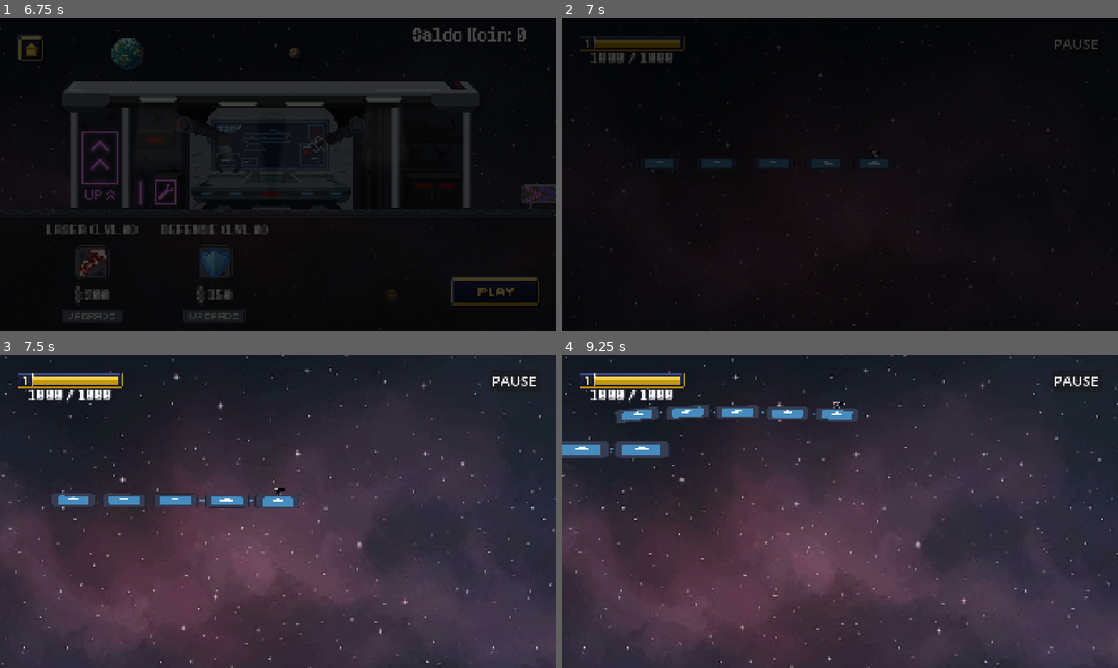
Above: before the commit, frames 1-4 (two rows, left to right).
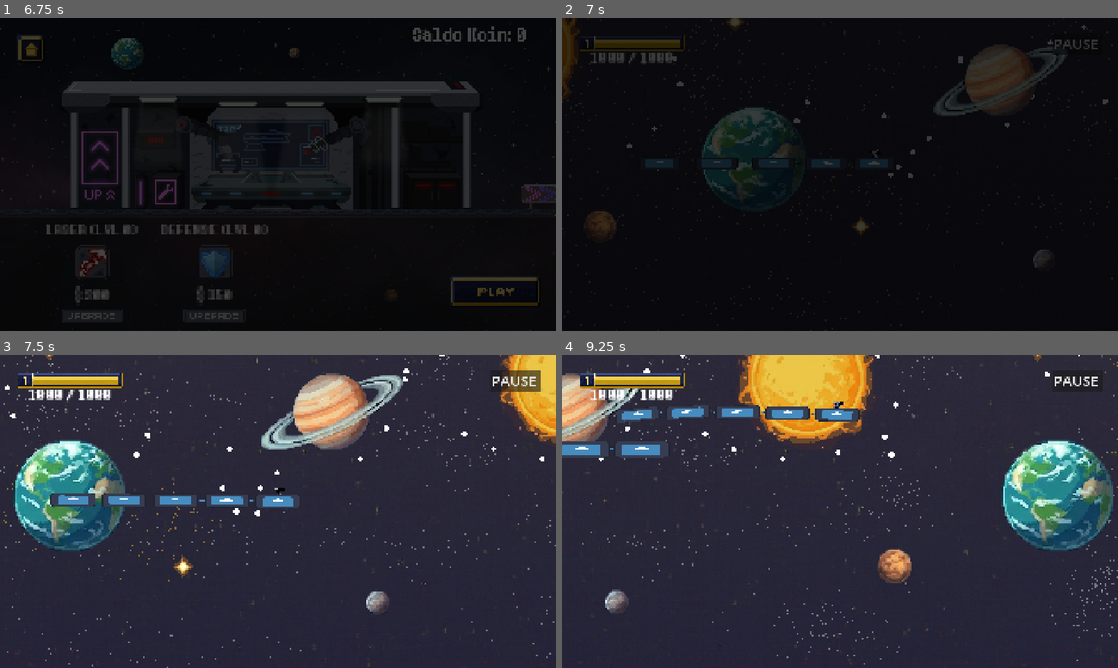
Above: after the commit, the same moments.

Repository: g3evorz/Gameseed-2026
Game: Godot game, scene res://Scenes/Homescreen.tscn
Two runs of this game, one before a commit and one after it. Both use one fixed random seed, a clock stepped at 60 frames per second and the inputs below. The engine's default icon, where the game draws it, is replaced by a stand-in: a white triangle on a blue panel in a dark square. Sound files missing from this copy of the repository are replaced by a short silence.
Inputs (mouse positions are in pixels of both pictures, inside the frame that each line leads up to):
- Up to frame 1 (6.75 s): click (478, 174) at 0.5 s; click (478, 174) at 1.25 s; tap Enter at 2 s; move the mouse to (400, 158) at 2.02 s; hold Up (ui_up) 2.03-2.75 s; click (400, 158) at 2.17 s; click (494, 293) at 2.75 s; click (494, 293) at 3.5 s; drag from (166, 190) to (250, 237) at 4.27 s; move the mouse to (333, 105) at 5.02 s; hold Down (ui_down) 5.03-5.75 s; drag from (250, 237) to (111, 127) at 5.77 s; move the mouse to (444, 221) at 6.52 s; hold Up (ui_up) from 6.53 s (still down)
- Up to frame 2 (7 s): keep holding Up (ui_up)
- Up to frame 3 (7.5 s): release Up (ui_up) at 7.25 s; drag from (111, 464) to (289, 489) at 7.27 s
- Up to frame 4 (9.25 s): move the mouse to (867, 511) at 8.02 s; hold Up (ui_up) 8.03-8.75 s; click (867, 511) at 8.17 s; drag from (756, 433) to (728, 527) at 8.77 s

Frame 1 is identical in both runs. In frame 2, 5.3% of the frame differs, in the area x 0-100%, y 0-99%; in frame 3, 45%; in frame 4, 47%, in the area x 0-100%, y 0-100%.

Commit message:
parallax

Diff:
--- a/Scenes/Components/PowerUps/gerbong_replenish.tscn
+++ b/Scenes/Components/PowerUps/gerbong_replenish.tscn
@@ -1,7 +1,7 @@
 [gd_scene format=3 uid="uid://cpbjju48r073"]
 
-[ext_resource type="Texture2D" uid="uid://c7b1a0a2yu4by" path="res://icon.svg" id="1_beoey"]
 [ext_resource type="Script" uid="uid://duwxwccoo6yw0" path="res://Script/PowerUps/GerbongReplenish.gd" id="1_wa1qd"]
+[ext_resource type="Texture2D" uid="uid://jcfuyidmmv02" path="res://Assets/Power Up/Heal.png" id="2_wa1qd"]
 
 [sub_resource type="CircleShape2D" id="CircleShape2D_wa1qd"]
 
@@ -10,7 +10,8 @@
 script = ExtResource("1_wa1qd")
 
 [node name="Sprite2D" type="Sprite2D" parent="." unique_id=1140138066]
-texture = ExtResource("1_beoey")
+scale = Vector2(4.3268285, 4.3268285)
+texture = ExtResource("2_wa1qd")
 
 [node name="CollisionShape2D" type="CollisionShape2D" parent="." unique_id=1488865203]
 scale = Vector2(-6.9171505, -6.9171505)
--- a/Scenes/Components/PowerUps/ghost_mode.tscn
+++ b/Scenes/Components/PowerUps/ghost_mode.tscn
@@ -1,18 +1,19 @@
 [gd_scene format=3 uid="uid://bsct62oth0bkl"]
 
-[ext_resource type="Texture2D" uid="uid://c7b1a0a2yu4by" path="res://icon.svg" id="1_10y1a"]
 [ext_resource type="Script" uid="uid://cmy1ie0rjfubg" path="res://Script/PowerUps/GhostMode.gd" id="1_l3svq"]
+[ext_resource type="Texture2D" uid="uid://bhhixuxrqc6qh" path="res://Assets/Power Up/Ghost Mode.png" id="2_l3svq"]
 
 [sub_resource type="CircleShape2D" id="CircleShape2D_x4qwr"]
 
 [node name="Area2D" type="Area2D" unique_id=195210444]
 script = ExtResource("1_l3svq")
 
+[node name="Sprite2D" type="Sprite2D" parent="." unique_id=35613204]
+scale = Vector2(4.90281, 4.90281)
+texture = ExtResource("2_l3svq")
+
 [node name="CollisionShape2D" type="CollisionShape2D" parent="." unique_id=567690501]
 scale = Vector2(8.479107, 8.479107)
 shape = SubResource("CircleShape2D_x4qwr")
 
-[node name="Sprite2D" type="Sprite2D" parent="." unique_id=35613204]
-texture = ExtResource("1_10y1a")
-
 [connection signal="body_entered" from="." to="." method="_on_body_entered"]
--- a/Scenes/Components/PowerUps/laserpowerups.tscn
+++ b/Scenes/Components/PowerUps/laserpowerups.tscn
@@ -1,7 +1,7 @@
 [gd_scene format=3 uid="uid://cgtiocmpfpswc"]
 
 [ext_resource type="Script" uid="uid://1m46ivr4vptt" path="res://Script/PowerUps/LaserPowerUps.gd" id="1_ajccb"]
-[ext_resource type="Texture2D" uid="uid://c7b1a0a2yu4by" path="res://icon.svg" id="1_t1qtg"]
+[ext_resource type="Texture2D" uid="uid://c6tntx5rylqfv" path="res://Assets/Power Up/Dual Laser.png" id="2_ajccb"]
 
 [sub_resource type="CircleShape2D" id="CircleShape2D_vvybm"]
 
@@ -11,8 +11,8 @@
 script = ExtResource("1_ajccb")
 
 [node name="Sprite2D" type="Sprite2D" parent="." unique_id=9474301]
-scale = Vector2(0.112629265, 0.11119741)
-texture = ExtResource("1_t1qtg")
+scale = Vector2(-0.6389246, -0.630802)
+texture = ExtResource("2_ajccb")
 
 [node name="CollisionShape2D" type="CollisionShape2D" parent="." unique_id=1962185304]
 shape = SubResource("CircleShape2D_vvybm")
--- a/Scenes/main.tscn
+++ b/Scenes/main.tscn
@@ -4,7 +4,6 @@
 [ext_resource type="Script" uid="uid://cekcnut1c71hi" path="res://Script/main.gd" id="1_jjvhh"]
 [ext_resource type="PackedScene" uid="uid://cuyokbbea850y" path="res://Scenes/Components/Worldborder.tscn" id="2_8gbba"]
 [ext_resource type="PackedScene" uid="uid://cn6jf1k6pe6l8" path="res://Scenes/enemy.tscn" id="2_21xkr"]
-[ext_resource type="Texture2D" uid="uid://bsl7sky5carmi" path="res://Assets/Background Part/Background.png" id="2_h1bgf"]
 [ext_resource type="Script" uid="uid://bxawmns3p3xd7" path="res://Script/System/EnemyWeapon_spawner.gd" id="3_344ge"]
 [ext_resource type="Script" uid="uid://brhx3skaebmcy" path="res://Script/Configuration/ObstacleData.gd" id="3_hptm8"]
 [ext_resource type="PackedScene" uid="uid://dcnle0rgkvqcg" path="res://Scenes/Components/Kereta/gerbong.tscn" id="3_kry3j"]
@@ -12,31 +11,51 @@
 [ext_resource type="PackedScene" uid="uid://do7otuteiauu" path="res://Scenes/Components/levelsSpawner.tscn" id="4_jjvhh"]
 [ext_resource type="Resource" uid="uid://bdhucb6u023mc" path="res://Script/Data/Difficulty/hard_difficulty.tres" id="5_wsu2k"]
 [ext_resource type="PackedScene" uid="uid://70puepcgsjlx" path="res://Scenes/Levels/basicLandscapes.tscn" id="6_6bp64"]
+[ext_resource type="Script" uid="uid://bwcjximrcwbwg" path="res://Script/bg_controller.gd" id="6_hibaj"]
 [ext_resource type="PackedScene" uid="uid://c7qnoqxs7j6wd" path="res://Scenes/Levels/level_1.tscn" id="7_344ge"]
+[ext_resource type="Texture2D" uid="uid://bsi4lhrfybfhg" path="res://Assets/Background Part/Planet-Star.png" id="8_fevyy"]
 [ext_resource type="PackedScene" uid="uid://dxf8keb5h1lo2" path="res://Scenes/Levels/level_2.tscn" id="8_hptm8"]
 [ext_resource type="PackedScene" uid="uid://cekjkxc2vo48a" path="res://Scenes/Levels/level_3.tscn" id="9_d1ilt"]
 [ext_resource type="PackedScene" uid="uid://c317owqmvgsig" path="res://Scenes/Levels/level_4.tscn" id="10_6iyac"]
 [ext_resource type="PackedScene" uid="uid://badj5pnsv3mrf" path="res://Scenes/ConfirmationPanel.tscn" id="12_6iyac"]
+[ext_resource type="Texture2D" uid="uid://dadelgefpdwtq" path="res://Assets/Background Part/Background-Menu/Start-bg-utama.png" id="17_b3802"]
+[ext_resource type="Texture2D" uid="uid://bqwv0j54db2ek" path="res://Assets/Background Part/Background-Menu/Start-bg.png" id="18_fevyy"]
 
 [node name="Main" type="Node2D" unique_id=1169577489]
 script = ExtResource("1_jjvhh")
-
-[node name="TextureRect" type="TextureRect" parent="." unique_id=2066398796]
-anchors_preset = 15
-anchor_right = 1.0
-anchor_bottom = 1.0
-offset_left = -2270.0
-offset_top = -1135.0
-offset_right = 2624.0
-offset_bottom = 1312.0
-grow_horizontal = 2
-grow_vertical = 2
-texture = ExtResource("2_h1bgf")
 
 [node name="EnemyWeaponSpawner" type="Node" parent="." unique_id=1565456601]
 script = ExtResource("3_344ge")
 possible_obstacles = Array[ExtResource("3_hptm8")]([ExtResource("4_d1ilt")])
 current_difficulty = ExtResource("5_wsu2k")
+
+[node name="ParallaxGalaxy" type="Parallax2D" parent="." unique_id=1313303119]
+scale = Vector2(8.015922, 8.015922)
+scroll_scale = Vector2(0.1, 0.1)
+repeat_size = Vector2(1024, 0)
+script = ExtResource("6_hibaj")
+
+[node name="Sprite2D" type="Sprite2D" parent="ParallaxGalaxy" unique_id=768409368]
+texture = ExtResource("17_b3802")
+
+[node name="ParallaxStars" type="Parallax2D" parent="." unique_id=1659890443]
+scale = Vector2(8.015922, 8.015922)
+scroll_scale = Vector2(0.2, 0.2)
+repeat_size = Vector2(1024, 0)
+script = ExtResource("6_hibaj")
+
+[node name="Sprite2D" type="Sprite2D" parent="ParallaxStars" unique_id=1745736146]
+texture = ExtResource("18_fevyy")
+
+[node name="ParallaxPlanet" type="Parallax2D" parent="." unique_id=1892508997]
+scale = Vector2(4.230104, 4.230104)
+scroll_scale = Vector2(0.8, 0.8)
+scroll_offset = Vector2(0, -255.00005)
+repeat_size = Vector2(1024, 0)
+script = ExtResource("6_hibaj")
+
+[node name="Sprite2D" type="Sprite2D" parent="ParallaxPlanet" unique_id=1023978265]
+texture = ExtResource("8_fevyy")
 
 [node name="Enemy" parent="." unique_id=811008233 groups=["Enemy"] instance=ExtResource("2_21xkr")]
 position = Vector2(319.99997, -313.00003)
--- a/Script/PowerUps/GerbongReplenish.gd
+++ b/Script/PowerUps/GerbongReplenish.gd
@@ -3,7 +3,7 @@
 func _on_body_entered(body):
 	# Mengecek apakah yang menyentuh item ini adalah Kepala atau Gerbong
 	if body.name == "Kepala" or "Gerbong" in body.name or body.is_in_group("Player"):
-
+		AudioManager.putar_sfx(AudioManager.sfx_power_up_pick)
 		# Panggil fungsi nambah gerbong di manajer kereta
 		get_tree().call_deferred("call_group", "Kereta", "tambah_gerbong")
 
--- a/Script/PowerUps/GhostMode.gd
+++ b/Script/PowerUps/GhostMode.gd
@@ -5,7 +5,7 @@
 func _on_body_entered(body):
 	# Mengecek apakah yang menyentuh item ini adalah Kepala atau Gerbong
 	if body.name == "Kepala" or "Gerbong" in body.name or body.is_in_group("Player"):
-
+		AudioManager.putar_sfx(AudioManager.sfx_power_up_pick)
 		# Panggil fungsi mode hantu di manajer kereta
 		get_tree().call_group("Kereta", "ghost_mode", durasi_aktif)
 
--- a/Script/PowerUps/LaserPowerUps.gd
+++ b/Script/PowerUps/LaserPowerUps.gd
@@ -3,12 +3,9 @@
 @export var durasi_aktif: float = 10.0 # Waktu double laser aktif
 
 func _on_body_entered(body):
-	print("!!! SESUATU MENYENTUH POWER UP: ", body.name)
-
 	# Mengecek apakah nama body adalah "Kepala" atau mengandung kata "Gerbong"
 	if body.name == "Kepala" or "Gerbong" in body.name or body.is_in_group("Player"):
-
-		print("PLAYER BERHASIL DIDETEKSI!")
+		AudioManager.putar_sfx(AudioManager.sfx_power_up_pick)
 
 		# Panggil fungsi aktifkan_power_up_laser() ke SEMUA turret
 		get_tree().call_group("TurretGroup", "aktifkan_power_up_laser", durasi_aktif)
--- a/Script/autoload/AudioManager.gd
+++ b/Script/autoload/AudioManager.gd
@@ -11,13 +11,16 @@
 var bgm_player: AudioStreamPlayer
 
 # PATH MUSIK
-var musik_homescreen = preload("res://Assets/Music/train_mainmenu FIX SEMENTARA.wav")
-var musik_upgrade = preload("res://Assets/Music/upgrade stasion.wav")
-var musik_play = preload("res://Assets/Music/main theme latest.wav")
+var musik_homescreen = preload("res://Assets/Music/train_mainmenu FIX SEMENTARA.ogg")
+var musik_upgrade = preload("res://Assets/Music/upgrade stasion.ogg")
+var musik_play = preload("res://Assets/Music/main theme latest.ogg")
 
 # PATH SFX
 var sfx_klik = preload("res://Assets/SFX/select button sfx/blipSelect (1).wav")
 var sfx_upgrade = preload("res://Assets/SFX/click.wav")
+var sfx_power_up_pick = preload("res://Assets/SFX/power up/powerUp.wav")
+var sfx_crash = preload("res://Assets/SFX/train crash/crash with obstacle (2).wav")
+
 
 func _ready():
 	master_bus_index = AudioServer.get_bus_index("Master")
--- /dev/null
+++ b/Script/bg_controller.gd
@@ -0,0 +1,18 @@
+extends Node2D
+
+@onready var langit = $"."
+@onready var bintang = $"../ParallaxStars"
+@onready var planet = $"../ParallaxPlanet"
+
+func _process(delta):
+	# Hanya bergerak jika game sedang dimainkan
+	if GameManager.status_sekarang == GameManager.GameState.BERMAIN:
+
+		var kecepatan = GameManager.current_world_speed * delta / 2
+
+		# Menggeser parallax ke kiri (-)
+		# Karena Scroll Scale sudah diatur di Inspector, Anda cukup memasukkan kecepatan mentahnya
+		# Godot akan otomatis melambatkan langit dan mencepatkan pohon
+		langit.scroll_offset.x -= kecepatan
+		bintang.scroll_offset.x -= kecepatan
+		planet.scroll_offset.x -= kecepatan
--- a/Script/obstacle.gd
+++ b/Script/obstacle.gd
@@ -29,6 +29,7 @@
 
 		# Jika Ghost Mode mati, jalankan tabrakan normal
 		if kereta and kereta.has_method("terima_damage"):
+			AudioManager.putar_sfx(AudioManager.sfx_crash)
 			kereta.terima_damage(damage_tabrakan)
 			GameManager.terapkan_efek_ram(kekuatan_slow)
 
--- a/default_bus_layout.tres
+++ b/default_bus_layout.tres
@@ -1,7 +1,6 @@
 [gd_resource type="AudioBusLayout" format=3 uid="uid://c5b6sjykirbxi"]
 
 [resource]
-bus/0/volume_db = 1.2604752
 bus/1/name = &"SFX"
 bus/1/solo = false
 bus/1/mute = false
Not shown, added: Assets/Music/main theme latest.ogg.import
Not shown, removed: Assets/Music/main theme latest.wav.import
Not shown, added: Assets/Music/train_mainmenu FIX SEMENTARA.ogg.import
Not shown, removed: Assets/Music/train_mainmenu FIX SEMENTARA.wav.import
Not shown, added: Assets/Music/upgrade stasion.ogg.import
Not shown, removed: Assets/Music/upgrade stasion.wav.import
Binary file added: Assets/Power Up/Dual Laser.png
Not shown, added: Assets/Power Up/Dual Laser.png.import
Binary file added: Assets/Power Up/Ghost Mode.png
Not shown, added: Assets/Power Up/Ghost Mode.png.import
Binary file added: Assets/Power Up/Heal.png
Not shown, added: Assets/Power Up/Heal.png.import
(and 7 more such lines)
